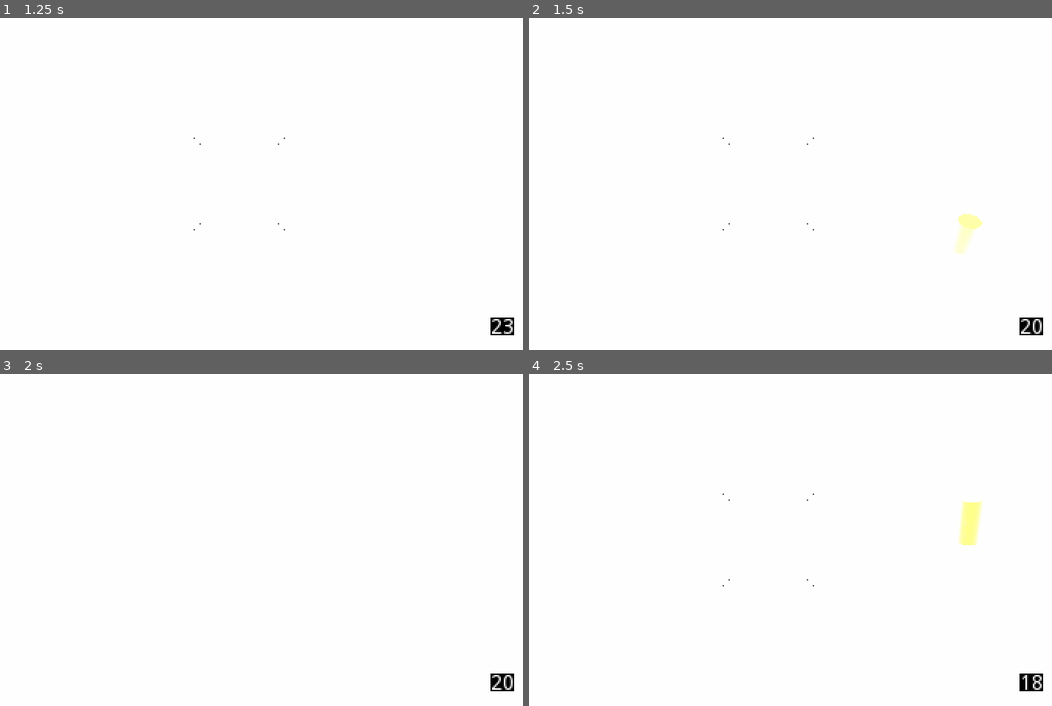
Above: before the commit, frames 1-4 (two rows, left to right).
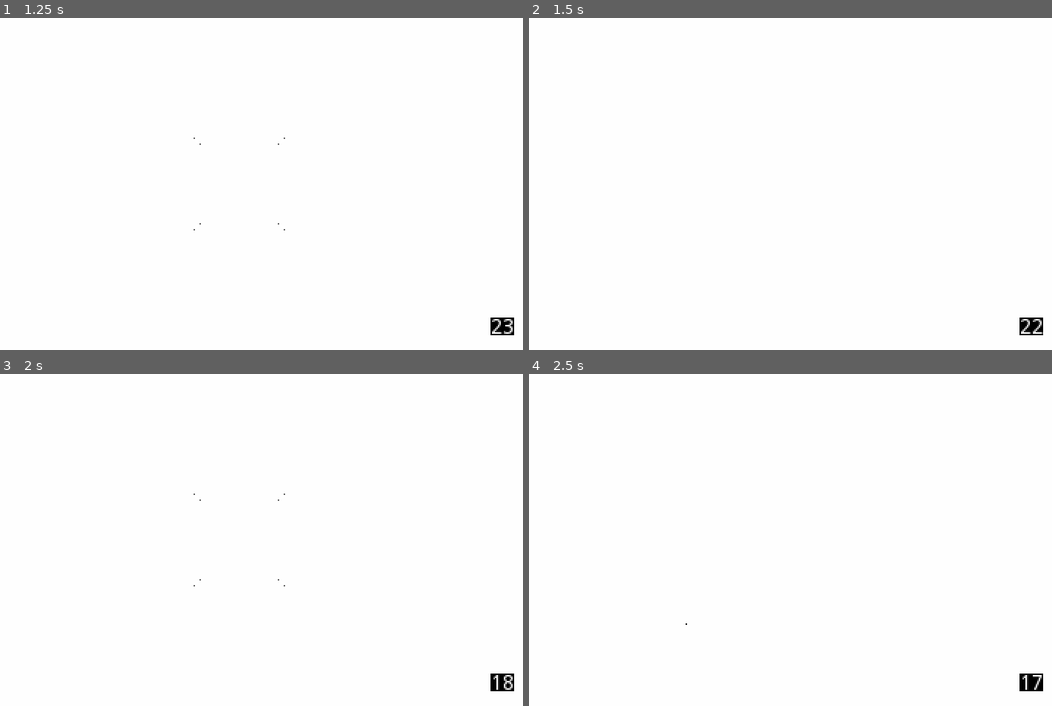
Above: after the commit, the same moments.

Repository: xypine/Godot-SDF
Game: Godot game, scene res://Spatial.tscn
The game is run twice, just before and just after one commit, with the same random seed, the same clock (stepped at 60 frames per second) and the same inputs.
Inputs (mouse positions are in pixels of both pictures, inside the frame that each line leads up to):
- Up to frame 1 (1.25 s): tap Enter at 0.5 s; move the mouse to (271, 184) at 0.52 s; press the mouse at (271, 184) at 0.53 s; hold W from 0.53 s (still down); tap Space at 0.77 s
- Up to frame 2 (1.5 s): keep holding W; move the mouse to (738, 184) at 1.27 s; release the mouse at (738, 184) at 1.28 s; tap Z at 1.35 s
- Up to frame 3 (2 s): keep holding W; tap Space at 1.52 s
- Up to frame 4 (2.5 s): keep holding W; move the mouse to (780, 533) at 2.02 s; hold Shift from 2.03 s (still down)

Frame 1 is identical in both runs. In frame 2, 0.4% of the frame differs, in the area x 37-99%, y 36-96%; in frame 3, 0.1%; in frame 4, 0.5%, in the area x 29-99%, y 36-96%.

Commit message:
New builds

Diff:
--- a/Spatial.tscn
+++ b/Spatial.tscn
@@ -45,15 +45,33 @@
 shader_param/b1 = Vector3( 0, 15, 0 )
 shader_param/b1s = 20.0
 shader_param/b1b = true
-shader_param/b2 = Vector3( 11.0938, 18.9059, 0 )
-shader_param/b2s = 6.0
-shader_param/b2b = true
-shader_param/b3 = Vector3( 0, 0, 0 )
-shader_param/b3s = 28.0
+shader_param/b2 = Vector3( 0, 29.1643, 0 )
+shader_param/b2s = 10.0
+shader_param/b2b = false
+shader_param/b3 = Vector3( 11.0938, 18.9059, 0 )
+shader_param/b3s = 6.0
 shader_param/b3b = true
-shader_param/b4 = Vector3( 0, 14.8303, 7.78246 )
-shader_param/b4s = 10.0
-shader_param/b4b = false
+shader_param/b4 = Vector3( 0, 0, 0 )
+shader_param/b4s = 28.0
+shader_param/b4b = true
+shader_param/b5 = Vector3( 0, 14.8303, 6.6692 )
+shader_param/b5s = 10.0
+shader_param/b5b = false
+shader_param/b6 = Vector3( 0, 14.8898, 10.4151 )
+shader_param/b6s = 5.0
+shader_param/b6b = false
+shader_param/b7 = null
+shader_param/b7s = 0.0
+shader_param/b7b = true
+shader_param/b8 = null
+shader_param/b8s = 0.0
+shader_param/b8b = true
+shader_param/b9 = null
+shader_param/b9s = 0.0
+shader_param/b9b = true
+shader_param/b10 = null
+shader_param/b10s = 0.0
+shader_param/b10b = true
 
 [node name="Spatial" type="Spatial"]
 
@@ -79,6 +97,15 @@
 height = 1.0
 depth = 1.0
 
+[node name="CSGBox7" type="CSGBox" parent="CSGCombiner/Boxes"]
+transform = Transform( 10, 0, 0, 0, 10, 0, 0, 0, 10, 0, 29.1643, 0 )
+operation = 2
+use_collision = true
+invert_faces = true
+width = 1.0
+height = 1.0
+depth = 1.0
+
 [node name="CSGBox5" type="CSGBox" parent="CSGCombiner/Boxes"]
 transform = Transform( 6, 0, 0, 0, 6, 0, 0, 0, 6, 11.0938, 18.9059, 0 )
 use_collision = true
@@ -94,7 +121,16 @@
 depth = 1.0
 
 [node name="CSGBox2" type="CSGBox" parent="CSGCombiner/Boxes"]
-transform = Transform( 10, 0, 0, 0, 10, 0, 0, 0, 10, 0, 14.8303, 7.78246 )
+transform = Transform( 10, 0, 0, 0, 10, 0, 0, 0, 10, 0, 14.8303, 6.6692 )
+operation = 2
+use_collision = true
+invert_faces = true
+width = 1.0
+height = 1.0
+depth = 1.0
+
+[node name="CSGBox6" type="CSGBox" parent="CSGCombiner/Boxes"]
+transform = Transform( 5, 0, 0, 0, 5, 0, 0, 0, 5, 0, 14.8898, 10.4151 )
 operation = 2
 use_collision = true
 invert_faces = true
--- a/raymarching.shader
+++ b/raymarching.shader
@@ -37,6 +37,24 @@
 uniform vec3 b4;
 uniform float b4s;
 uniform bool b4b = true;
+uniform vec3 b5;
+uniform float b5s;
+uniform bool b5b = true;
+uniform vec3 b6;
+uniform float b6s;
+uniform bool b6b = true;
+uniform vec3 b7;
+uniform float b7s;
+uniform bool b7b = true;
+uniform vec3 b8;
+uniform float b8s;
+uniform bool b8b = true;
+uniform vec3 b9;
+uniform float b9s;
+uniform bool b9b = true;
+uniform vec3 b10;
+uniform float b10s;
+uniform bool b10b = true;
 
 // END SHAPES
 
@@ -75,10 +93,10 @@
 float getBoxes(vec3 p){
 	float o = MAX_DIST;
 
-	vec3 boxes[] = {b1, b2, b3, b4};
-	float scales[] = {b1s, b2s, b3s, b4s};
-	bool bools[] = {b1b, b2b, b3b, b4b};
-	int count = 4;
+	vec3 boxes[] = {b1, b2, b3, b4, b5, b6, b7, b8, b9, b10};
+	float scales[] = {b1s, b2s, b3s, b4s, b5s, b6s, b7s, b8s, b9s, b10s};
+	bool bools[] =   {b1b, b2b, b3b, b4b, b5b, b6b, b7b, b8b, b9b, b10b};
+	int count = 10;
 	for(int i=0; i < count;i += 1){
 		vec3 transform = boxes[i];
 		float scale = scales[i];
Not shown, changed: export_presets.cfg
Not shown, changed: export/android/realtimeraymarching.apk
Not shown, added: export/android/realtimeraymarching.apk.idsig
Not shown, changed: export/html5/realtimeraymarching.html
Not shown, changed: export/html5/realtimeraymarching.pck
Not shown, changed: export/linux/realtimeRaymarching.x86_64
Not shown, changed: export/windows/realtimeRaymarching.exe
